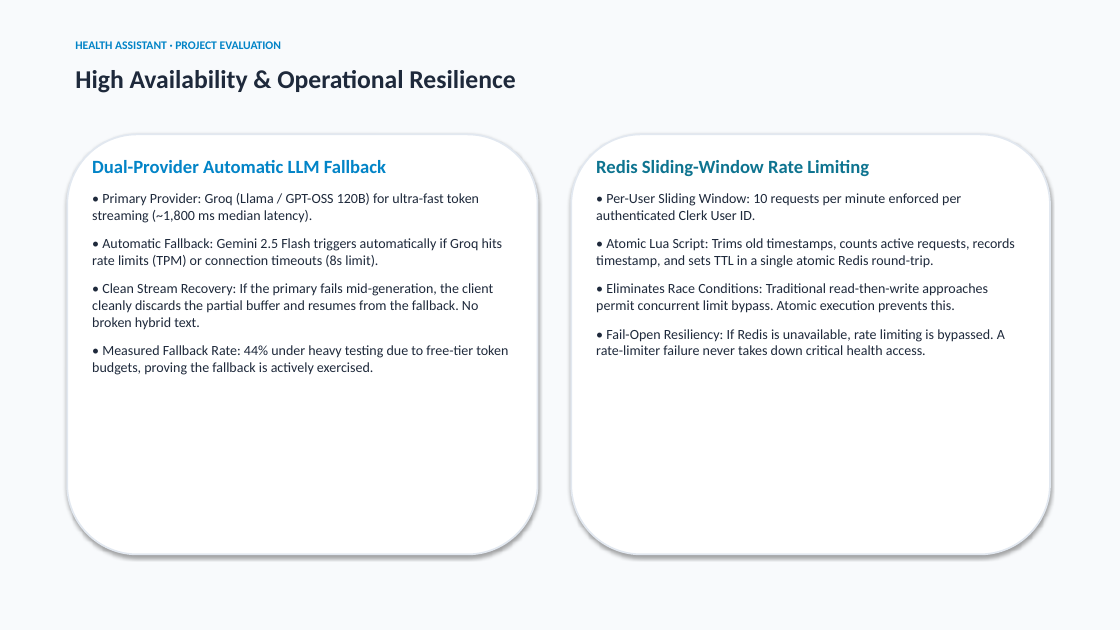
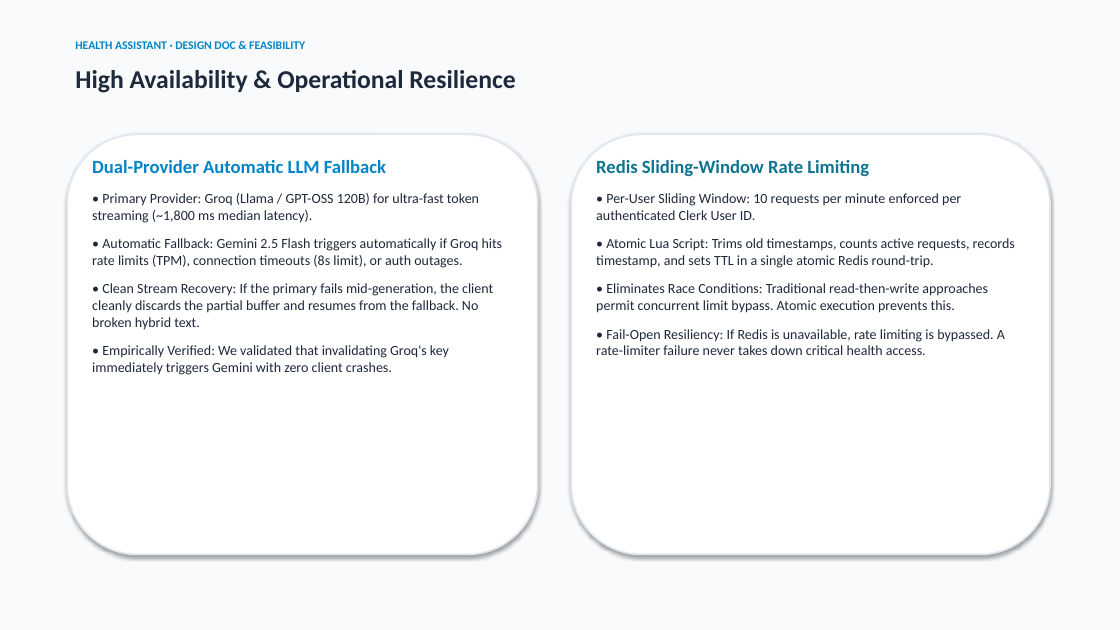
Before and after one commit to Shardul9999/Health_Assistant, a slide deck: slide 12 of docs/Health_Assistant_Evaluation.pptx (slide 9 before the commit). Drawn at 1120x630 pixels with LibreOffice and Linux fonts; fonts in the diff are those of the drawing. Boxes give left, top, right and bottom in pixels: in the first picture for what was removed or moved away, otherwise in the second. Text is boxed around its words. In the diff, an @@ line names an element or a change of style, - is before the commit and + after.

Commit message:
docs: add SRS requirements and TELOS feasibility analysis slides

```diff
--- a/docs/Health_Assistant_Evaluation.pptx
+++ b/docs/Health_Assistant_Evaluation.pptx
@@ text at <box>75,41,305,49</box>: text changed @@
-HEALTH ASSISTANT · PROJECT EVALUATION
+HEALTH ASSISTANT · DESIGN DOC & FEASIBILITY
@@ text at <box>92,238,503,268</box>: text changed @@
-• Automatic Fallback: Gemini 2.5 Flash triggers automatically if Groq hits rate limits (TPM) or connection timeouts (8s limit).
+• Automatic Fallback: Gemini 2.5 Flash triggers automatically if Groq hits rate limits (TPM), connection timeouts (8s limit), or auth outages.
@@ text at <box>92,345,449,375</box>: text changed @@
-• Measured Fallback Rate: 44% under heavy testing due to free-tier token budgets, proving the fallback is actively exercised.
+• Empirically Verified: We validated that invalidating Groq's key immediately triggers Gemini with zero client crashes.
```
Also in this commit, not shown: 12 other slides changed, 3 slides added, 2 other files.
